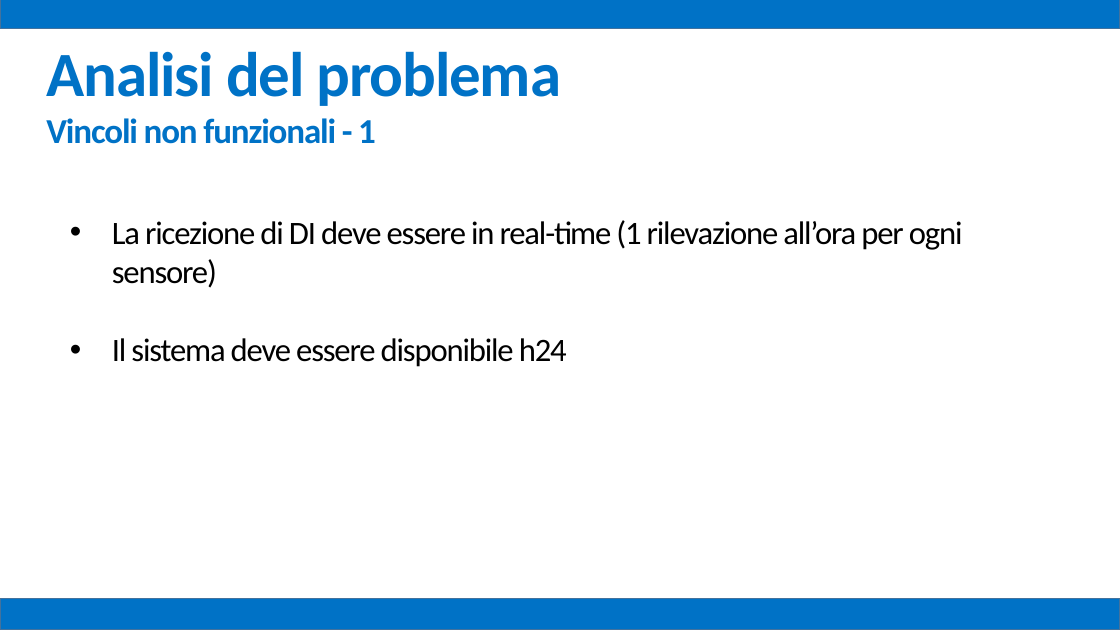
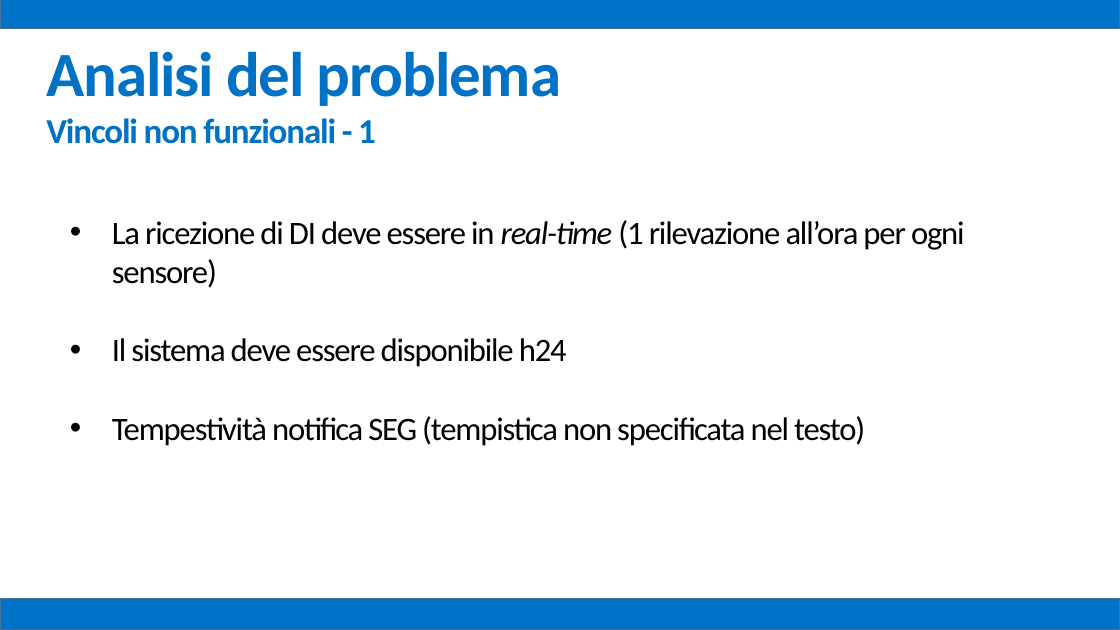
Before and after one commit to mz1991/ProgettoFebbraio2015, a slide deck: slide 16 of Febbraio 2015.pptx (slide 15 before the commit). Drawn at 1120x630 pixels with LibreOffice and Linux fonts; fonts in the diff are those of the drawing. Boxes give left, top, right and bottom in pixels: in the first picture for what was removed or moved away, otherwise in the second. Text is boxed around its words. In the diff, an @@ line names an element or a change of style, - is before the commit and + after.

```diff
--- a/Febbraio 2015.pptx
+++ b/Febbraio 2015.pptx
@@ text at [112,220,965,288]: italic on in "real-time" @@
@@ text at [112,416,865,446]: paragraph added @@
+• Tempestività notifica SEG (tempistica non specificata nel testo)
```
Also in this commit, not shown: 16 other slides changed, 1 slide added, 6 other files.
